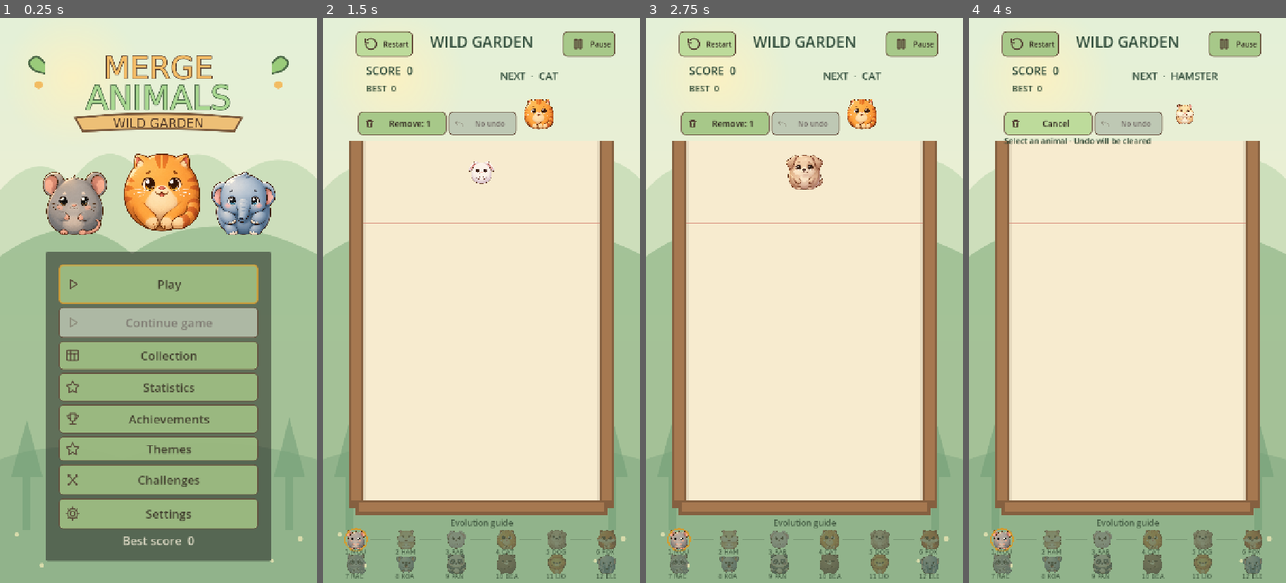
Above: before the commit, frames 1-4 (left to right).
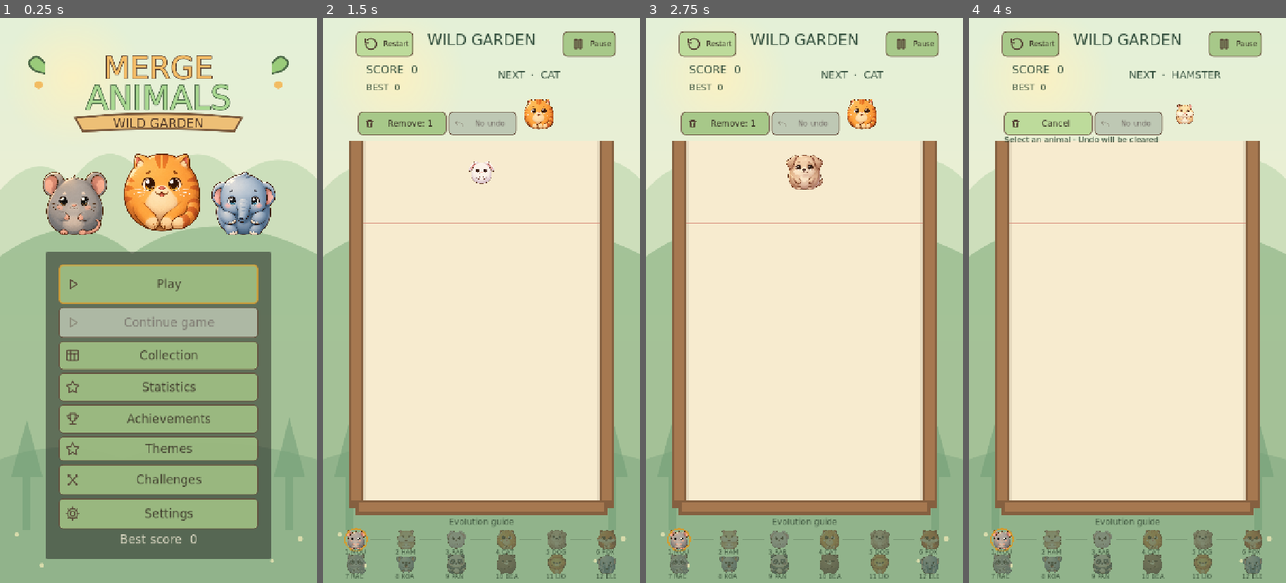
Above: after the commit, the same moments.

Repository: sandikovcusu-commits/MergeAnimal
Game: Godot game, scene res://scenes/ui/MainMenu.tscn
Same seed, same stepped clock (60 frames per second), same inputs: the game is played once before the commit and once after it.
Inputs:
- Up to frame 1 (0.25 s): no input
- Up to frame 2 (1.5 s): click "Play" at 0.5 s; click "Restart" at 1.25 s
- Up to frame 3 (2.75 s): click "Restart" at 2 s
- Up to frame 4 (4 s): click "Restart" at 2.75 s; click "Remove: 1" at 3.5 s

The runs differ from the first frame. In frame 1, 1.8% of the frame differs, in the area x 14-86%, y 46-97%; in frame 2, 1.4%; in frame 3, 1.4%; in frame 4, 1.9%, in the area x 10-93%, y 2-91%.

Commit message:
Use bundled multilingual font in Web UI themes
Co-authored-by: arena-agent <297053741+arena-agent@users.noreply.github.com>

Diff:
--- a/MergeAnimals/assets/ui/themes/forest.tres
+++ b/MergeAnimals/assets/ui/themes/forest.tres
@@ -1,4 +1,6 @@
-[gd_resource type="Theme" load_steps=6 format=3]
+[gd_resource type="Theme" load_steps=7 format=3]
+
+[ext_resource type="FontFile" path="res://assets/fonts/DejaVuSans.ttf" id="ui_font"]
 
 [sub_resource type="StyleBoxFlat" id="normal"]
 bg_color = Color(0.6549, 0.78431, 0.53725, 1)
@@ -77,6 +79,7 @@
 corner_radius_bottom_left = 10
 
 [resource]
+default_font = ExtResource("ui_font")
 Button/styles/focus = SubResource("focus")
 Button/styles/normal = SubResource("normal")
 Button/styles/hover = SubResource("hover")
--- a/MergeAnimals/assets/ui/themes/snow.tres
+++ b/MergeAnimals/assets/ui/themes/snow.tres
@@ -1,4 +1,6 @@
-[gd_resource type="Theme" load_steps=6 format=3]
+[gd_resource type="Theme" load_steps=7 format=3]
+
+[ext_resource type="FontFile" path="res://assets/fonts/DejaVuSans.ttf" id="ui_font"]
 
 [sub_resource type="StyleBoxFlat" id="normal"]
 bg_color = Color(0.66667, 0.80392, 0.83137, 1)
@@ -77,6 +79,7 @@
 corner_radius_bottom_left = 10
 
 [resource]
+default_font = ExtResource("ui_font")
 Button/styles/focus = SubResource("focus")
 Button/styles/normal = SubResource("normal")
 Button/styles/hover = SubResource("hover")
--- a/MergeAnimals/assets/ui/themes/sunset.tres
+++ b/MergeAnimals/assets/ui/themes/sunset.tres
@@ -1,4 +1,6 @@
-[gd_resource type="Theme" load_steps=6 format=3]
+[gd_resource type="Theme" load_steps=7 format=3]
+
+[ext_resource type="FontFile" path="res://assets/fonts/DejaVuSans.ttf" id="ui_font"]
 
 [sub_resource type="StyleBoxFlat" id="normal"]
 bg_color = Color(0.9098, 0.6549, 0.48235, 1)
@@ -77,6 +79,7 @@
 corner_radius_bottom_left = 10
 
 [resource]
+default_font = ExtResource("ui_font")
 Button/styles/focus = SubResource("focus")
 Button/styles/normal = SubResource("normal")
 Button/styles/hover = SubResource("hover")
